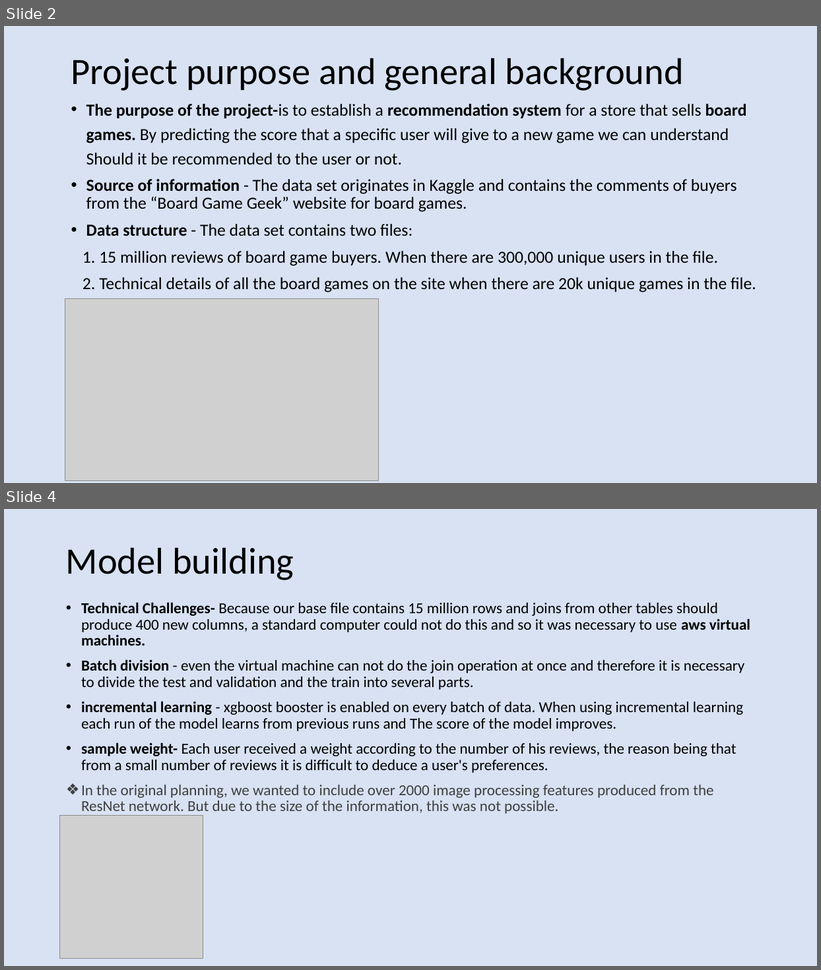
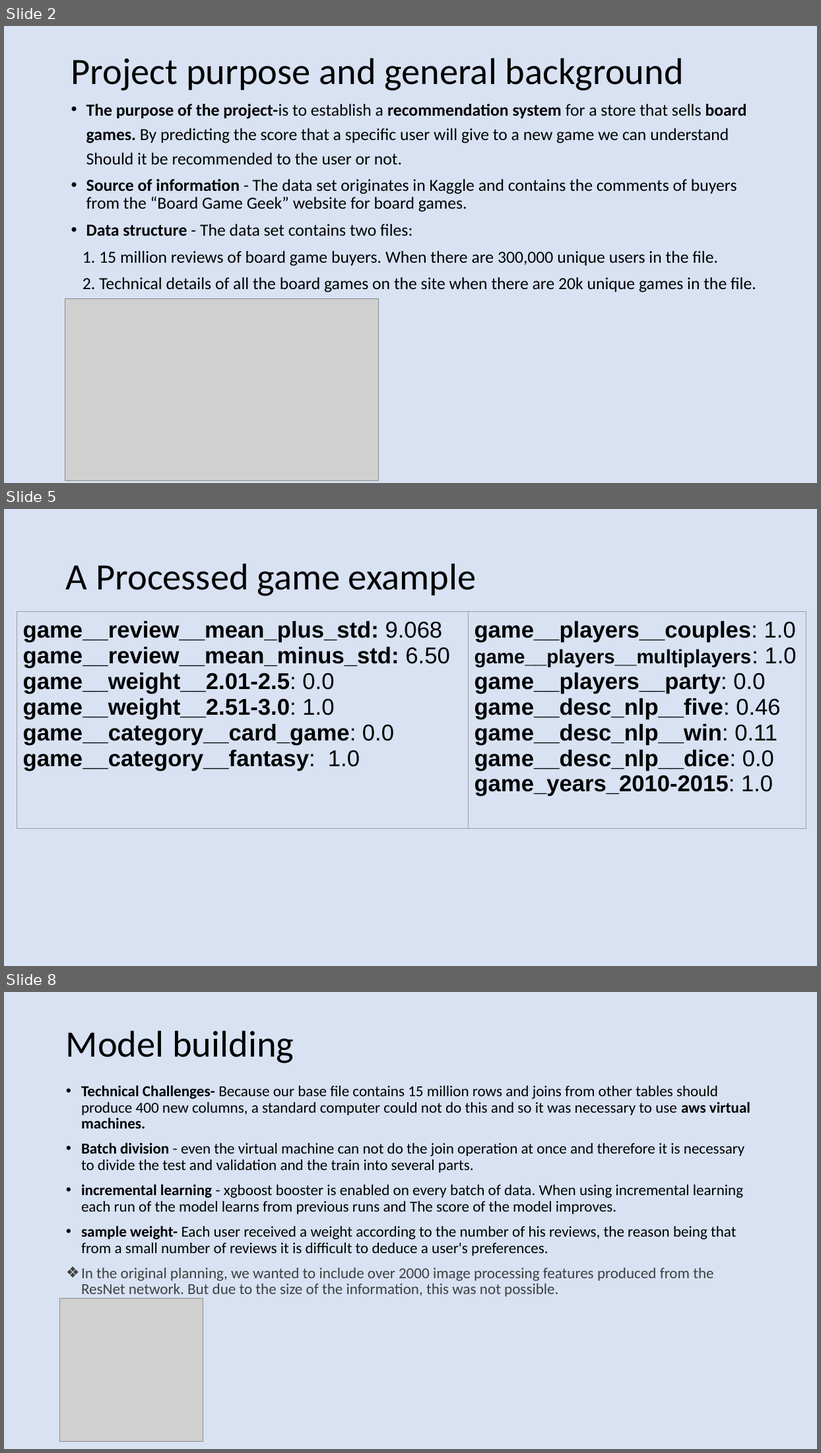
Before and after one commit to guruyaya/bgg-recommandation-model, a slide deck: Final project presentation.pptx. Shown one above the other, each under a label of ours: slides 2 and 4 before the commit, slides 2, 5 and 8 after it; the slides between them are not shown. The pictures are 821x970 and 821x1453 pixels, drawn with LibreOffice and Linux fonts; fonts in the diff are those of the drawing; grey boxes stand for pictures. Boxes give left, top, right and bottom in pixels: in the first picture for what was removed or moved away, otherwise in the second. Text is boxed around its words. In the diff, an @@ line names an element or a change of style, - is before the commit and + after.

```diff
--- a/Final project presentation.pptx
+++ b/Final project presentation.pptx
@@ slide 5 added at (4, 509, 817, 966), background #D8E2F3 @@
@@ title added at (66, 563, 476, 596), 44 pt, text #000000 @@
+A Processed game example
@@ table added at (17, 611, 806, 811), 1 rows, 2 columns @@
+game__review__mean_plus_std: 9.068 / game__review__mean_minus_std: 6.50 / game__weight__2.01-2.5: 0.0 / game__weight__2.51-3.0: 1.0 / game__category__card_game: 0.0 / game__category__fantasy: 1.0 | game__players__couples: 1.0 / game__players__multiplayers: 1.0 / game__players__party: 0.0 / game__desc_nlp__five: 0.46 / game__desc_nlp__win: 0.11 / game__desc_nlp__dice: 0.0 / game_years_2010-2015: 1.0
@@ what was slide 4 is now slide 8 @@
```
Also in this commit, not shown: 3 other slides added, 2 slides removed.
